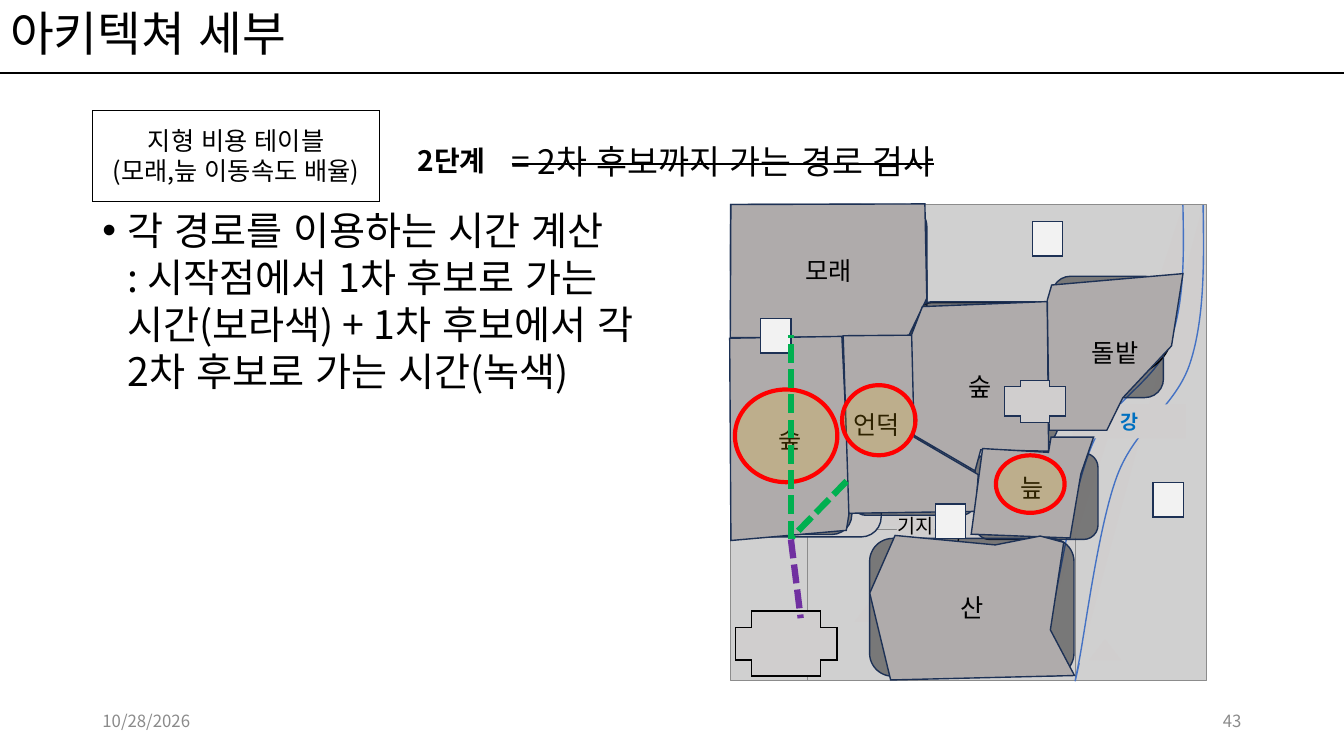
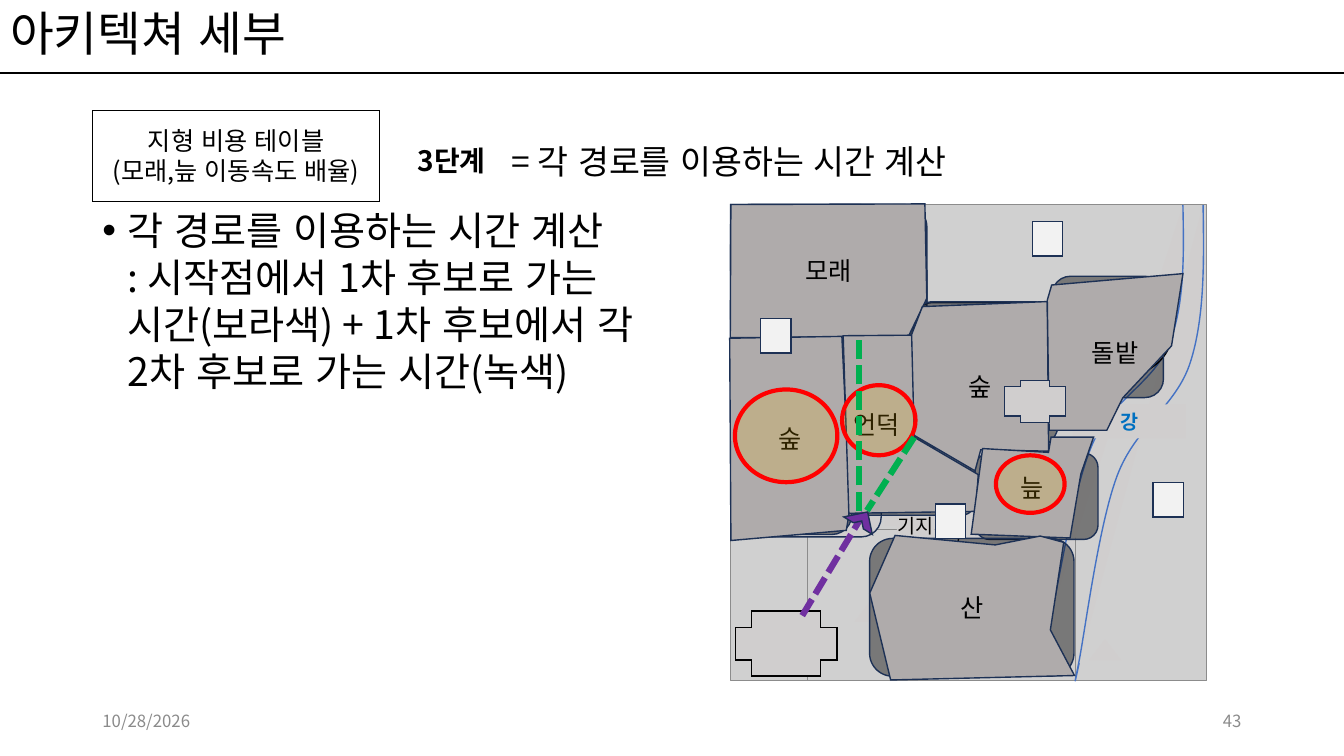
Before and after one commit to kwakyerin/2026_Graduation_Project, a slide deck: slide 43 of documents/HyunahKwon/design/designing/for_teammates/배트와 달트_기획.pptx. Drawn at 1344x756 pixels with LibreOffice and Linux fonts; fonts in the diff are those of the drawing; grey boxes stand for pictures. Boxes give left, top, right and bottom in pixels: in the first picture for what was removed or moved away, otherwise in the second. Text is boxed around its words. In the diff, an @@ line names an element or a change of style, - is before the commit and + after.

Commit message:
아키텍쳐 지형 고려 단계 기획 및 정리 완료
전체 기획서에 해당 내용 위치함

```diff
--- a/documents/HyunahKwon/design/designing/for_teammates/배트와 달트_기획.pptx
+++ b/documents/HyunahKwon/design/designing/for_teammates/배트와 달트_기획.pptx
@@ text at [418, 147, 486, 174]: text changed @@
-2단계
+3단계
@@ text at [538, 146, 947, 177]: text changed @@
-= 2차 후보까지 가는 경로 검사
+= 각 경로를 이용하는 시간 계산
@@ line moved from (791, 539) - (791, 335) to (859, 511) - (859, 337) @@
@@ line moved from (847, 481) - (791, 538) to (914, 438) - (867, 511) @@
@@ line moved from (791, 539) - (801, 618) to (864, 513) - (801, 618) @@
@@ half frame added at [844, 511, 873, 539], fill #7030A0, outline #1E3256 1 pt @@
```
Also in this commit, not shown: 70 other slides changed, 3 slides added, 1 other file.
